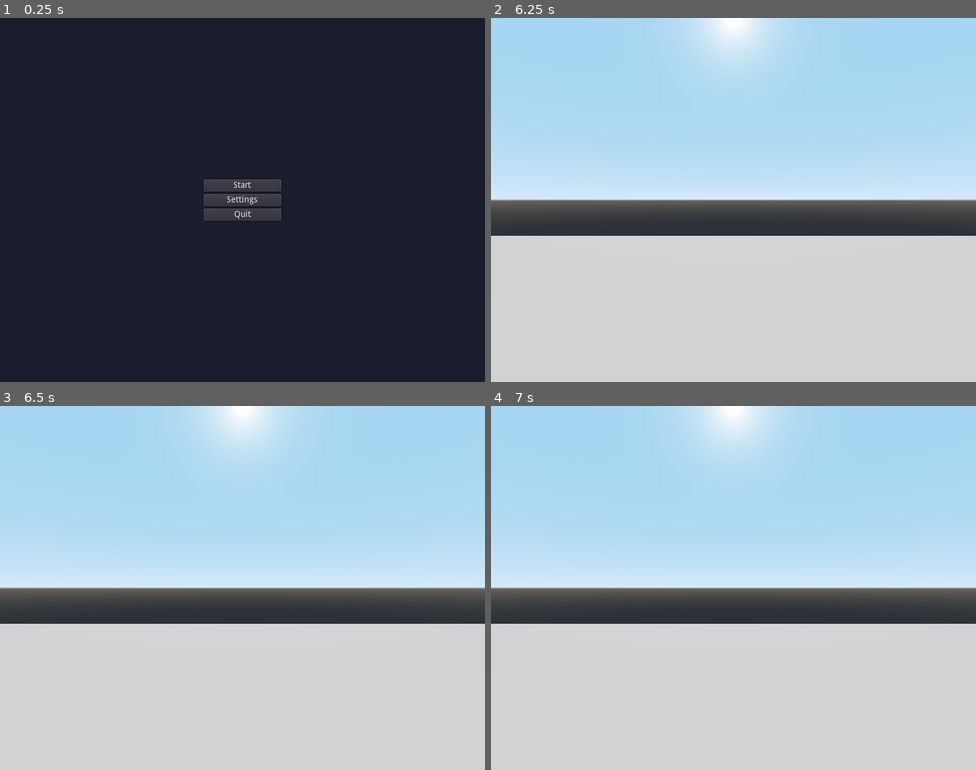
Above: before the commit, frames 1-4 (two rows, left to right).
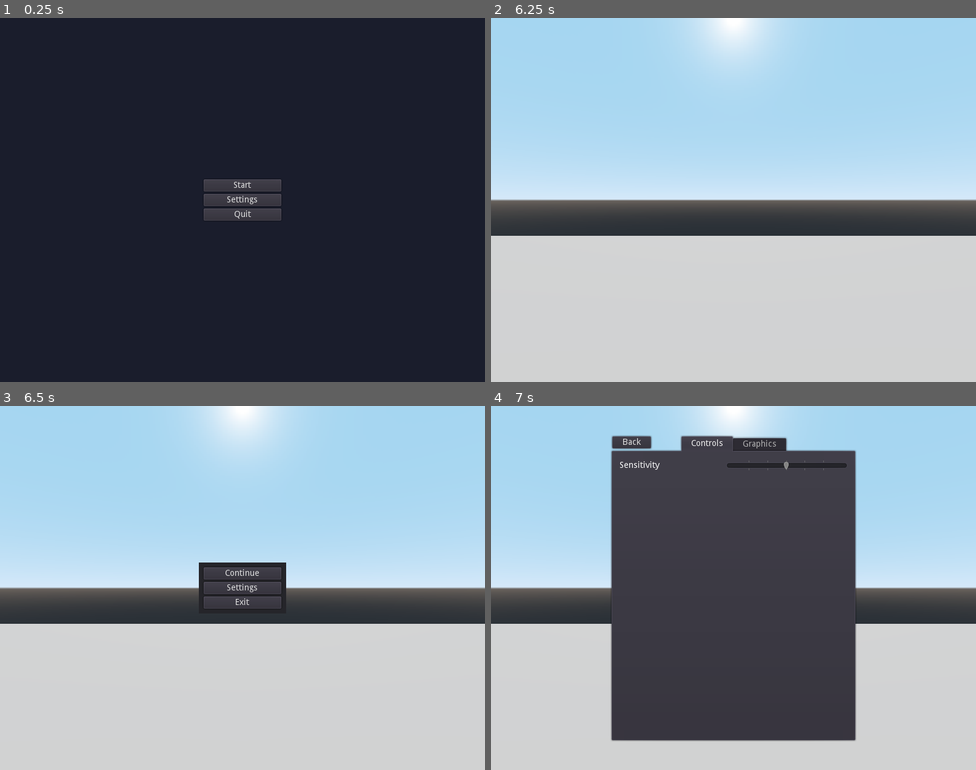
Above: after the commit, the same moments.

Repository: lilboyspirit/treegrow
Game: Godot game, scene res://scenes/main_menu.tscn
Same seed, same stepped clock (60 frames per second), same inputs: the game is played once before the commit and once after it.
Inputs (mouse positions are in pixels of both pictures, inside the frame that each line leads up to):
- Up to frame 1 (0.25 s): no input
- Up to frame 2 (6.25 s): click "Settings" at 0.5 s; click "Back" at 1.25 s; click "Start" at 2 s; tap Enter at 2.75, 4.25, 5.75 s; tap Space at 3.5, 5 s
- Up to frame 3 (6.5 s): tap Escape (ui_cancel) at 6.4 s
- Up to frame 4 (7 s): click (733, 588) at 6.5 s, where only the run after the commit has a clickable "Settings"

Frames 1-2 are identical in both runs. In frame 3, 1.7% of the frame differs, in the area x 41-59%, y 43-56%; in frame 4, 38%, in the area x 24-76%, y 8-93%.

Commit message:
add `pause menu`

Diff:
--- /dev/null
+++ b/scenes/pause_menu.tscn
@@ -0,0 +1,48 @@
+[gd_scene load_steps=2 format=2]
+
+[ext_resource path="res://scripts/pause_menu.gd" type="Script" id=1]
+
+[node name="pause_menu" type="Panel"]
+anchor_left = 0.5
+anchor_top = 0.5
+anchor_right = 0.5
+anchor_bottom = 0.5
+margin_left = -72.0
+margin_top = -42.0
+margin_right = 72.0
+margin_bottom = 42.0
+script = ExtResource( 1 )
+
+[node name="VBoxContainer" type="VBoxContainer" parent="."]
+anchor_left = 0.5
+anchor_top = 0.5
+anchor_right = 0.5
+anchor_bottom = 0.5
+margin_left = -64.0
+margin_top = -34.0
+margin_right = 64.0
+margin_bottom = 34.0
+
+[node name="continue" type="Button" parent="VBoxContainer"]
+margin_right = 128.0
+margin_bottom = 20.0
+rect_min_size = Vector2( 128, 0 )
+text = "Continue"
+
+[node name="settings" type="Button" parent="VBoxContainer"]
+margin_top = 24.0
+margin_right = 128.0
+margin_bottom = 44.0
+rect_min_size = Vector2( 128, 0 )
+text = "Settings"
+
+[node name="exit" type="Button" parent="VBoxContainer"]
+margin_top = 48.0
+margin_right = 128.0
+margin_bottom = 68.0
+rect_min_size = Vector2( 128, 0 )
+text = "Exit"
+
+[connection signal="pressed" from="VBoxContainer/continue" to="." method="on_back"]
+[connection signal="pressed" from="VBoxContainer/settings" to="." method="on_settings"]
+[connection signal="pressed" from="VBoxContainer/exit" to="." method="on_exit"]
--- a/scenes/player.tscn
+++ b/scenes/player.tscn
@@ -1,9 +1,12 @@
-[gd_scene load_steps=2 format=2]
+[gd_scene load_steps=3 format=2]
+
+[ext_resource path="res://scripts/player.gd" type="Script" id=1]
 
 [sub_resource type="CapsuleShape" id=1]
 height = 2.0
 
 [node name="player" type="RigidBody"]
+script = ExtResource( 1 )
 
 [node name="CollisionShape" type="CollisionShape" parent="."]
 transform = Transform( 1, 0, 0, 0, -4.37114e-08, -1, 0, 1, -4.37114e-08, 0, 2, 0 )
--- /dev/null
+++ b/scripts/pause_menu.gd
@@ -0,0 +1,24 @@
+extends Node
+
+
+onready var settings_menu = preload("res://scenes/settings_menu.tscn")
+
+
+func _input(event: InputEvent):
+	if event.is_action_pressed("ui_cancel"):
+		get_tree().set_input_as_handled()
+		on_back()
+
+
+func on_back():
+	queue_free()
+
+
+func on_settings():
+	if !has_node("settings_menu"):
+		add_child(settings_menu.instance())
+
+
+func on_exit():
+# warning-ignore:return_value_discarded
+	get_tree().change_scene("res://scenes/main_menu.tscn")
--- /dev/null
+++ b/scripts/player.gd
@@ -0,0 +1,15 @@
+extends RigidBody
+
+
+onready var pause_menu = preload("res://scenes/pause_menu.tscn")
+
+
+func _input(event: InputEvent):
+	if event.is_action_pressed("ui_cancel"):
+		get_tree().set_input_as_handled()
+		on_back()
+
+
+func on_back():
+	if !has_node("pause_menu"):
+		add_child(pause_menu.instance())
